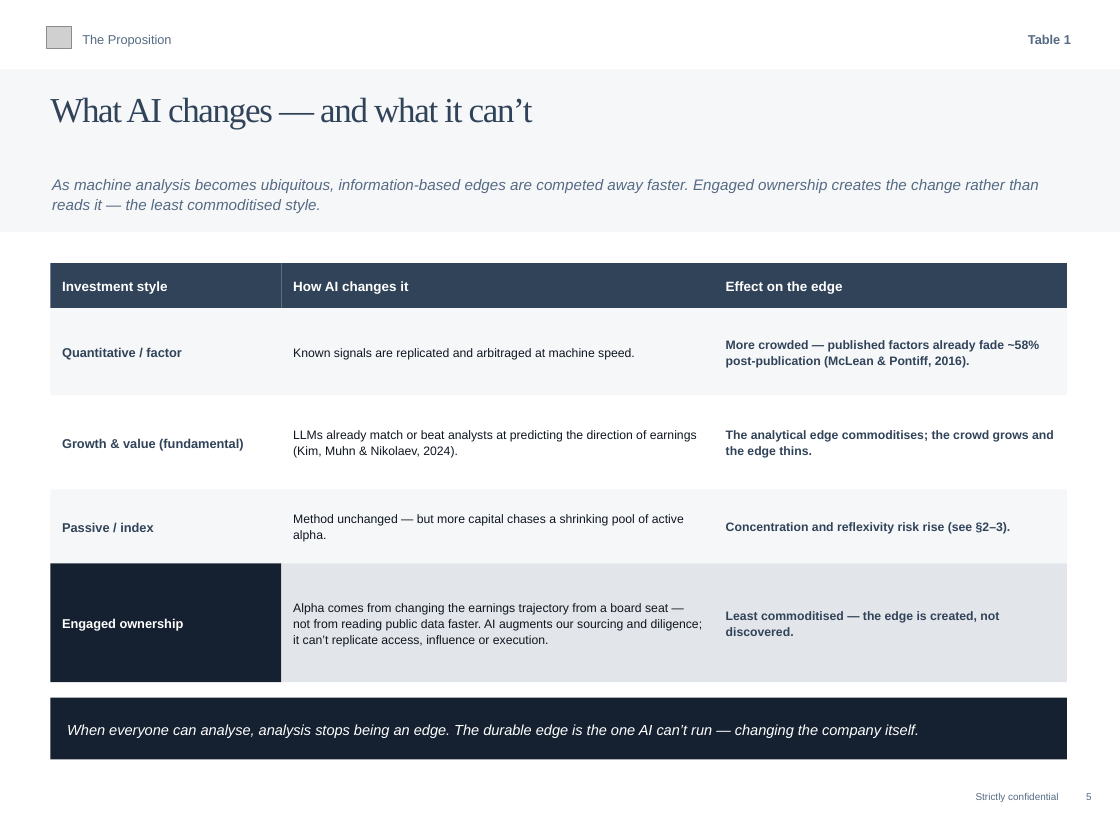
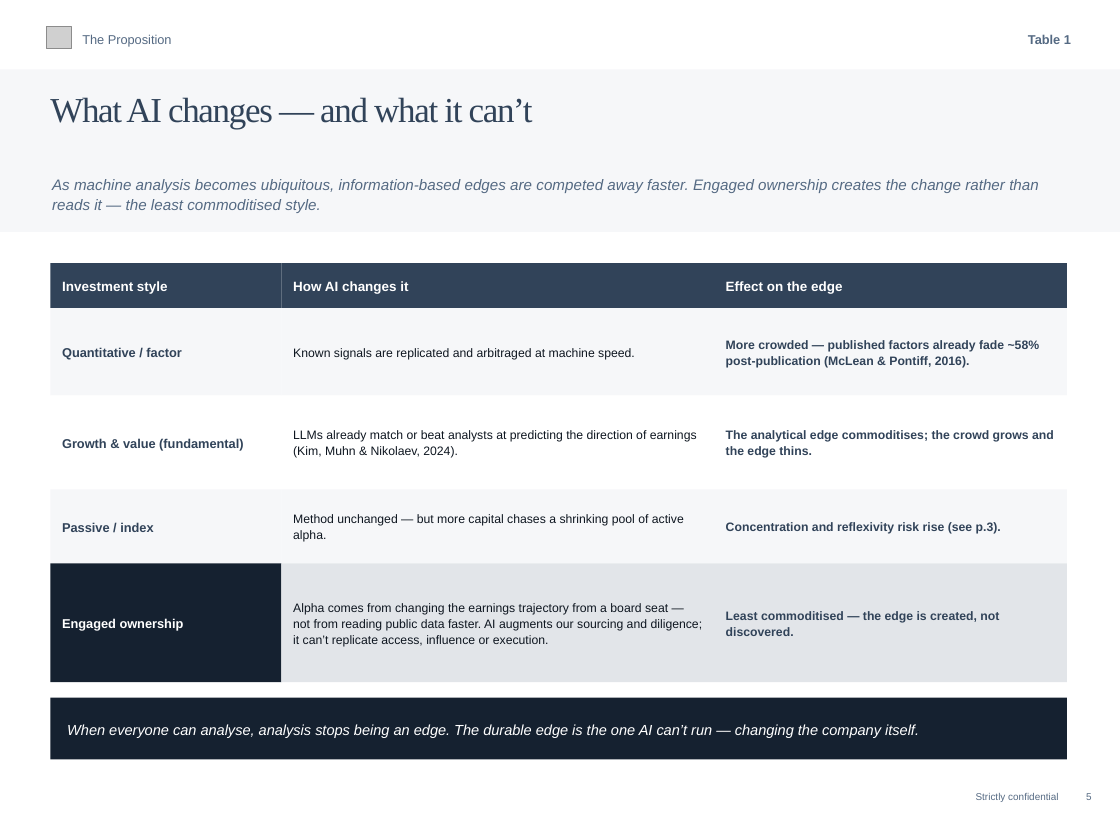
Before and after one commit to charette-lab/Claude, a slide deck: slide 5 of Athanase_Endowment_Pitch_23pp.pptx. Drawn at 1120x840 pixels with LibreOffice and Linux fonts; fonts in the diff are those of the drawing; grey boxes stand for pictures. Boxes give left, top, right and bottom in pixels: in the first picture for what was removed or moved away, otherwise in the second. Text is boxed around its words. In the diff, an @@ line names an element or a change of style, - is before the commit and + after.

```diff
--- a/Athanase_Endowment_Pitch_23pp.pptx
+++ b/Athanase_Endowment_Pitch_23pp.pptx
@@ text at (x1=726, y1=522, x2=1001, y2=534): text changed @@
-Concentration and reflexivity risk rise (see §2–3).
+Concentration and reflexivity risk rise (see p.3).
```
Also in this commit, not shown: 5 other slides changed.
